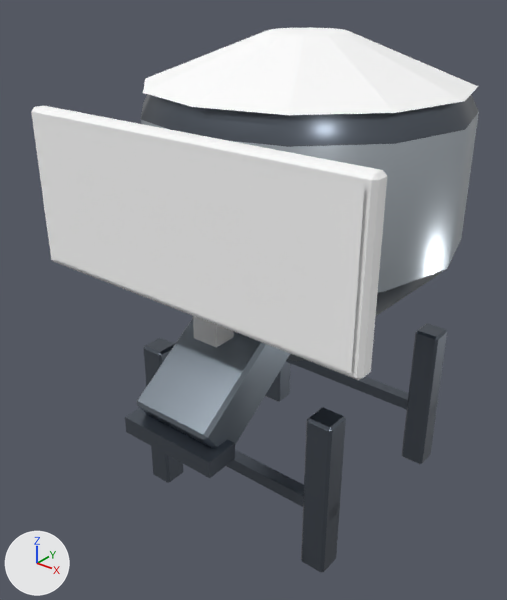
The glTF model public/models/storage_silo.glb, before and after one commit.
Before and after are seen from a camera (50 mm lens) standing at (2.24, -3.25, 3.19) and looking at (-0.16, -0.26, 1.33). The lights are fixed; the arrows at lower left show +X, +Y and +Z. The older version comes first. Vertices at exactly the same position are counted once.

Objects in the first picture: 'StorageSilo'.
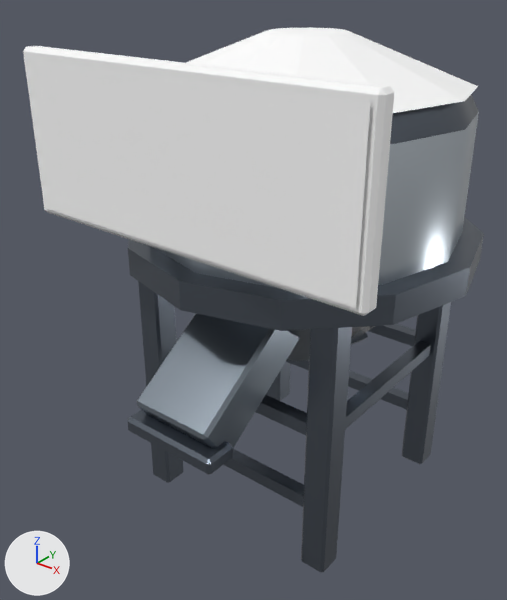
Where the newer file only moved an object's origin or applied its transform, the numbers keep the older frame.

Where the change shows, as pixel boxes [x1, y1, x2, y2] in the pictures (507 x 600 px; the box of a moved part takes in the faces that stretch with it):
'StorageSilo', reshaped: before [31, 27, 479, 573]; after [23, 27, 484, 573]
part 1 of me_storagesilo, added: after [224, 449, 304, 507]
part 2 of me_storagesilo, added: after [255, 395, 307, 435]
part 3 of me_storagesilo, added: after [363, 324, 416, 346]
part 4 of me_storagesilo, added: after [345, 341, 431, 429]
part 5 of me_storagesilo, added: after [128, 217, 484, 331]
part 6 of me_storagesilo, moved or reshaped: before [31, 105, 387, 380]; after [23, 46, 394, 316]
part 7 of me_storagesilo, moved or reshaped: before [32, 116, 365, 373]; after [24, 56, 371, 308]
part 8 of me_storagesilo, rebuilt (7% shorter): before [125, 408, 235, 478]; after [128, 410, 233, 475]
part 9 of me_storagesilo, deleted: before [286, 359, 435, 418]
part 10 of me_storagesilo, moved or reshaped: before [144, 324, 447, 572]; after [138, 281, 451, 572]

The change in detail:
me_storagesilo is used by ob_storagesilo; location (0.0, 0.0, 0.0).
me_storagesilo had 280 vertices, 498 faces and spanned x -1.04..1.04, y -1.2..0.92, z 0.0..2.85.
me_storagesilo now has 368 vertices, 646 faces and spans x -1.04..1.04, y -1.2..1.04, z 0.0..2.85.
me_storagesilo part 1: a new loose piece, a box spanning x -0.67..0.67, y -0.66..-0.58, z 0.38..0.46, in mat_ftn_metal.
me_storagesilo part 2: a new loose piece, a box spanning x -0.67..0.67, y -0.66..-0.58, z 0.88..0.96, in mat_ftn_metal.
me_storagesilo part 3: a new loose piece, a box spanning x -0.67..0.67, y 0.58..0.66, z 0.88..0.96, in mat_ftn_metal.
me_storagesilo part 4: a new loose piece, a box spanning x 0.58..0.66, y -0.67..0.67, z 0.88..0.96, in mat_ftn_metal.
me_storagesilo part 5: a new loose piece, a 12-sided cylinder along z spanning x -1.04..1.04, y -1.04..1.04, z 1.62..1.78, in mat_ftn_metal.
me_storagesilo part 6: the loose piece of 24 vertices spanning x -1.04..1.04, y -1.05..-0.95, z 1.61..2.49 is moved by (0.0, 0.0, 0.3).
me_storagesilo part 7: the loose piece of 4 vertices spanning x -1.0..1.0, y -1.06, z 1.65..2.45 is moved by (0.0, 0.0, 0.3).
me_storagesilo part 8: the loose piece of 8 vertices spanning x -0.31..0.31, y -1.2..-1.0, z 0.83..0.93 is rebuilt with 24 vertices and now spans x -0.31..0.31, y -1.2..-1.0, z 0.83..0.93.
me_storagesilo part 9: the loose piece of 8 vertices spanning x -0.7..0.7, y 0.58..0.66, z 0.38..0.46 is deleted.
me_storagesilo part 10: 48 vertices moved from x -0.7..0.7, y -0.7..0.7, z 1.0..1.02 to x -0.7..0.7, y -0.7..0.7, z 1.7..1.72; 24 vertices added at x 0.34..0.74, y -0.29..0.0, z 1.17..1.56.
Other edits to the shape of me_storagesilo do not show in these pictures.
